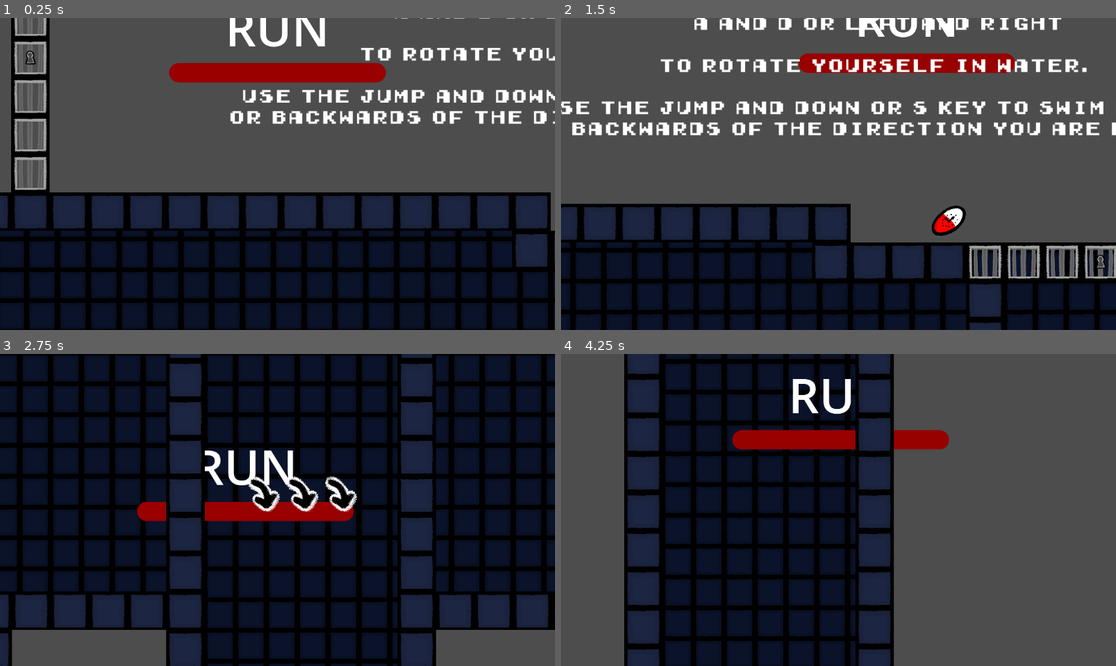
Above: before the commit, frames 1-4 (two rows, left to right).
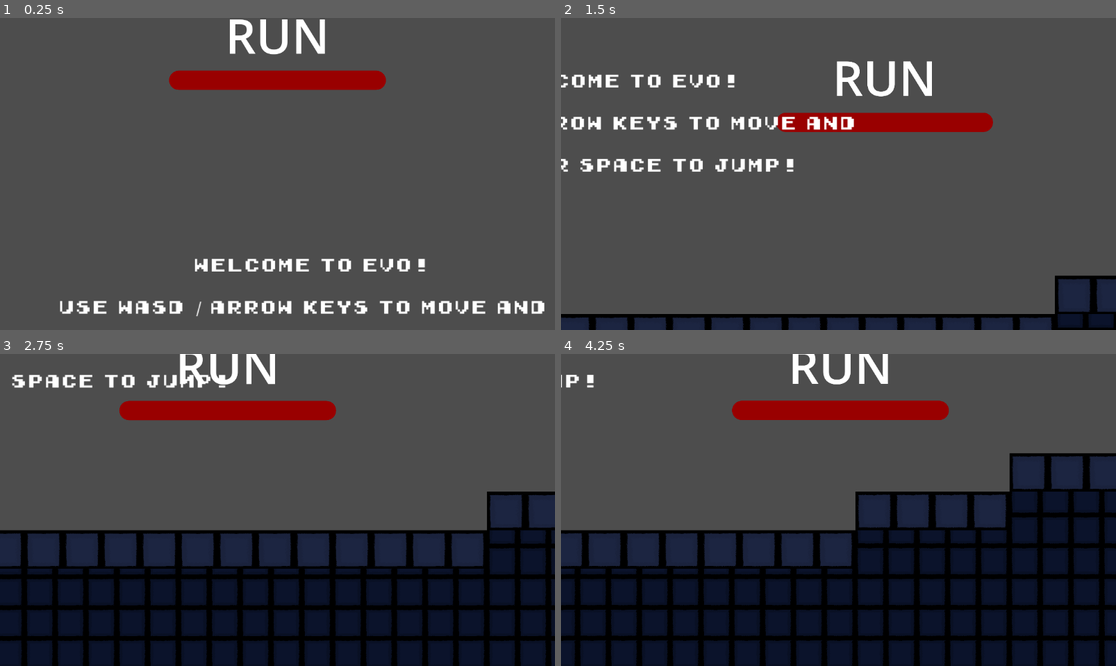
Above: after the commit, the same moments.

Repository: alexeiMikhail/evo
Game: Godot game, scene res://level_1.tscn
Same seed, same stepped clock (60 frames per second), same inputs: the game is played once before the commit and once after it. This scene is started directly instead of the project's main scene.
Inputs:
- Up to frame 1 (0.25 s): no input
- Up to frame 2 (1.5 s): tap Space at 0.5, 1.25 s; hold Right (move_right) from 0.53 s (still down); tap Shift (dash) at 0.6, 1.35 s; tap Up (jump) at 0.77 s
- Up to frame 3 (2.75 s): tap Up (jump) at 1.52 s; tap Space at 2 s; release Right (move_right) at 2.03 s; hold Left (move_left) from 2.03 s (still down); tap Shift (dash) at 2.1 s
- Up to frame 4 (4.25 s): tap Space at 2.75, 3.5 s; release Left (move_left) at 2.78 s; hold Right (move_right) from 2.78 s (still down); tap Shift (dash) at 2.85, 3.6 s; tap Up (jump) at 3.02, 3.77 s

The runs differ from the first frame. In frame 1, 52% of the frame differs, in the area x 0-100%, y 0-100%; in frame 2, 44%; in frame 3, 80%; in frame 4, 66%.

Commit message:
Add player collision with spikes

Diff:
--- a/alien.gd
+++ b/alien.gd
@@ -213,8 +213,13 @@
 
 
 func die():
+	print("dead")
 	pass
 
 
 func pick_up_evopellet():
 	change_state()
+
+
+func got_spiked(_body: Node2D) -> void:
+	die()
--- a/alien.tscn
+++ b/alien.tscn
@@ -73,5 +73,15 @@
 wait_time = 0.15
 one_shot = true
 
+[node name="Area2D" type="Area2D" parent="."]
+collision_layer = 0
+collision_mask = 2
+
+[node name="CollisionShape2D" type="CollisionShape2D" parent="Area2D"]
+position = Vector2(0, 1.52588e-05)
+scale = Vector2(1, 1)
+shape = SubResource("CircleShape2D_wy5bg")
+
 [connection signal="timeout" from="ChangeTimer" to="." method="change_state"]
 [connection signal="timeout" from="DashTimer" to="." method="_on_dash_timer_timeout"]
+[connection signal="body_entered" from="Area2D" to="." method="got_spiked"]
--- a/level_1.tscn
+++ b/level_1.tscn
@@ -102,7 +102,7 @@
 position = Vector2(6834, -474)
 
 [node name="Alien" parent="StaticBody2D" instance=ExtResource("1_qmwnj")]
-position = Vector2(136, 309)
+position = Vector2(-6331, 309)
 
 [node name="Camera2D" type="Camera2D" parent="StaticBody2D/Alien"]
 zoom = Vector2(1.25, 1.25)
--- a/project.godot
+++ b/project.godot
@@ -66,6 +66,11 @@
 ]
 }
 
+[layer_names]
+
+2d_physics/layer_1="world"
+2d_physics/layer_2="spikes"
+
 [rendering]
 
 renderer/rendering_method="gl_compatibility"
